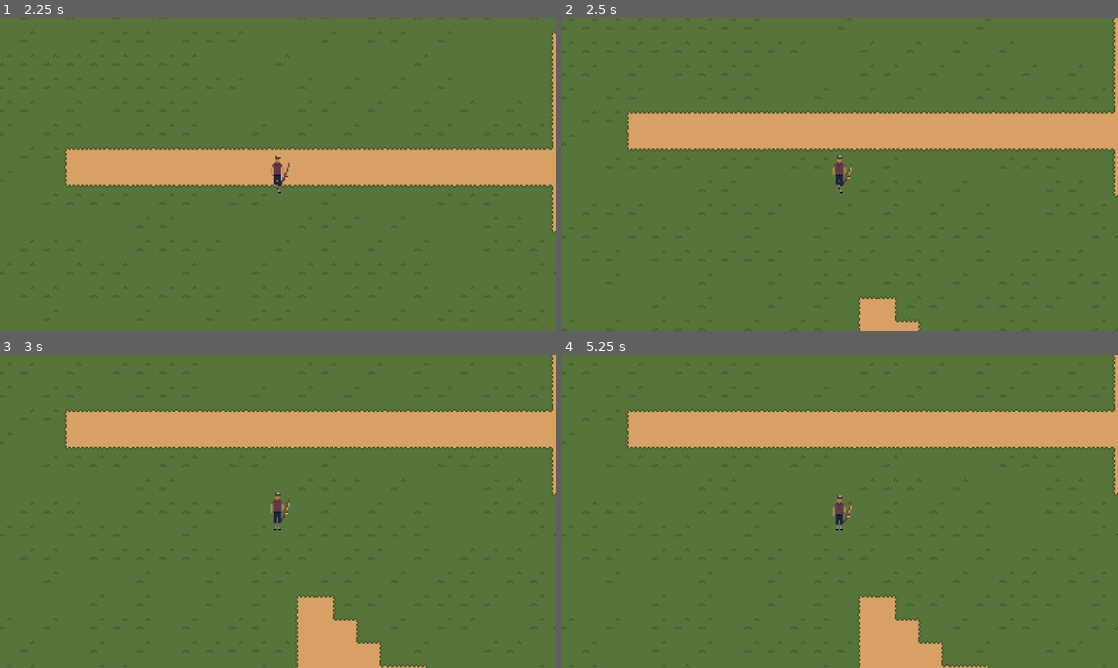
Above: before the commit, frames 1-4 (two rows, left to right).
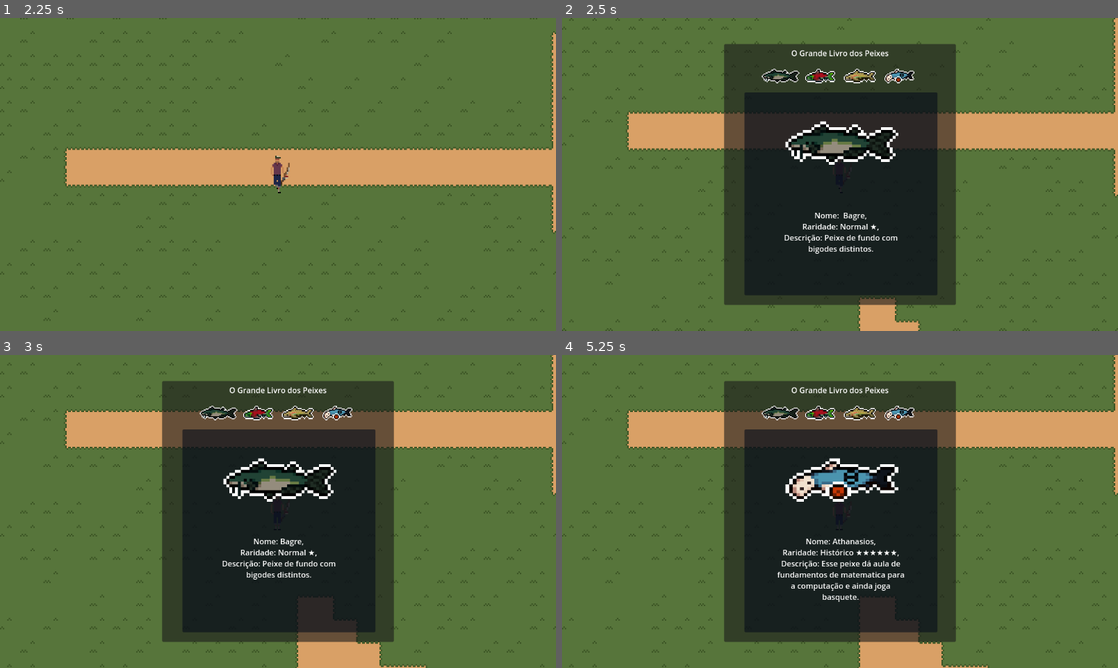
Above: after the commit, the same moments.

Repository: gilbertoknd/Something_Fishy_In_The_Woods
Game: Godot game, scene res://scenes/interface/main_menu.tscn
Two runs of this game, one before a commit and one after it. Both use one fixed random seed, a clock stepped at 60 frames per second and the inputs below.
Inputs (mouse positions are in pixels of both pictures, inside the frame that each line leads up to):
- Up to frame 1 (2.25 s): click "Iniciar" at 0.5 s; tap Enter at 1.25 s; move the mouse to (400, 158) at 1.27 s; hold D (Move_right) 1.28-2.03 s; tap Tab (Codex, bound only after the commit) at 1.35 s; move the mouse to (166, 190) at 2.02 s; hold S (Move_down) from 2.03 s (still down); click (166, 190) at 2.1 s
- Up to frame 2 (2.5 s): keep holding S (Move_down); tap Tab (Codex, bound only after the commit) at 2.3 s
- Up to frame 3 (3 s): release S (Move_down) at 2.75 s; click (216, 414) at 2.77 s
- Up to frame 4 (5.25 s): click (817, 414) at 3.52 s; click (862, 414) at 4.27 s; click (901, 414) at 5.02 s

Frame 1 is identical in both runs. In frame 2, 35% of the frame differs, in the area x 29-71%, y 8-92%; in frame 3, 35%; in frame 4, 35%.

Commit message:
Codex visivel dentro de jogo

Diff:
--- a/project.godot
+++ b/project.godot
@@ -102,6 +102,11 @@
 "events": [Object(InputEventKey,"resource_local_to_scene":false,"resource_name":"","device":-1,"window_id":0,"alt_press …(195 unchanged characters)…
 ]
 }
+Codex={
+"deadzone": 0.5,
+"events": [Object(InputEventKey,"resource_local_to_scene":false,"resource_name":"","device":-1,"window_id":0,"alt_pressed":false,"shift_pressed":false,"ctrl_pressed":false,"meta_pressed":false,"pressed":false,"keycode":0,"physical_keycode":4194306,"key_label":0,"unicode":0,"location":0,"echo":false,"script":null)
+]
+}
 
 [rendering]
 
--- a/scenes/interface/codex.tscn
+++ b/scenes/interface/codex.tscn
@@ -4,6 +4,8 @@
 [ext_resource type="PackedScene" uid="uid://b2ymb32cvd2pf" path="res://scenes/interface/fish_panel.tscn" id="2_8b0ng"]
 
 [node name="Codex" type="Control"]
+visible = false
+top_level = true
 layout_mode = 3
 anchors_preset = 15
 anchor_right = 1.0
--- a/scenes/objects/player.tscn
+++ b/scenes/objects/player.tscn
@@ -207,3 +207,5 @@
 [node name="CollisionShape2D" type="CollisionShape2D" parent="CollisionChecker"]
 position = Vector2(1, 2.25)
 shape = SubResource("RectangleShape2D_2rlf8")
+
+[node name="InterfaceLayer" type="CanvasLayer" parent="."]
--- a/scripts/Interface/codex.gd
+++ b/scripts/Interface/codex.gd
@@ -7,6 +7,6 @@
 	for fish_id in FishDatabase.DATA.keys():
 		var fish_data = FishDatabase.DATA[fish_id]
 		var button = fish_button_scene.instantiate()
-		button.setup(fish_id, fish_data["sprite"])
+		button.setup(fish_id, fish_data["sprite"], $Panel/FishPanel)
 
 		Hbox.add_child(button)
--- a/scripts/Interface/fish_button.gd
+++ b/scripts/Interface/fish_button.gd
@@ -1,14 +1,21 @@
 extends TextureButton
 
 var fish_id: String = ""
+var fish_panel: Node = null
 
-func setup(id: String, icon: Texture):
+
+func setup(id: String, icon: Texture, panel_ref: Node):
 	fish_id = id
 	self.texture_normal = icon
 	set_custom_minimum_size(Vector2(78, 30))
+	fish_panel = panel_ref
 
 func _on_pressed() -> void:
 	Global.selected_fish = fish_id
-	var fish_panel = get_tree().current_scene.get_node("Panel/FishPanel")
 	fish_panel.update_content()
-	fish_panel.visible = true
+	#fish_panel.visible = true
+
+	if fish_panel:
+		fish_panel.update_content()
+	else:
+		print("FishPanel não encontrado!")
--- a/scripts/Objects/player.gd
+++ b/scripts/Objects/player.gd
@@ -11,6 +11,8 @@
 @onready var sprite := $AnimatedSprite2D
 @onready var Arrows := $Arrows
 @onready var water_checker := $CollisionChecker
+@onready var codex_scene = preload("res://scenes/interface/codex.tscn")
+@onready var codex_instance: Node = null
 
 func _ready():
 	Global.player=self
@@ -54,7 +56,12 @@
 		is_fishing=true
 		current_action="fishing"
 
-
+	if Input.is_action_just_pressed("Codex"):
+		if codex_instance == null:
+			codex_instance = codex_scene.instantiate()
+			$InterfaceLayer.add_child(codex_instance)
+		else:
+			codex_instance.visible = not codex_instance.visible
 
 	if not current_action in ["fish_on_bait","in_fish_minigame", "fishing"]:
 		is_fishing = false
